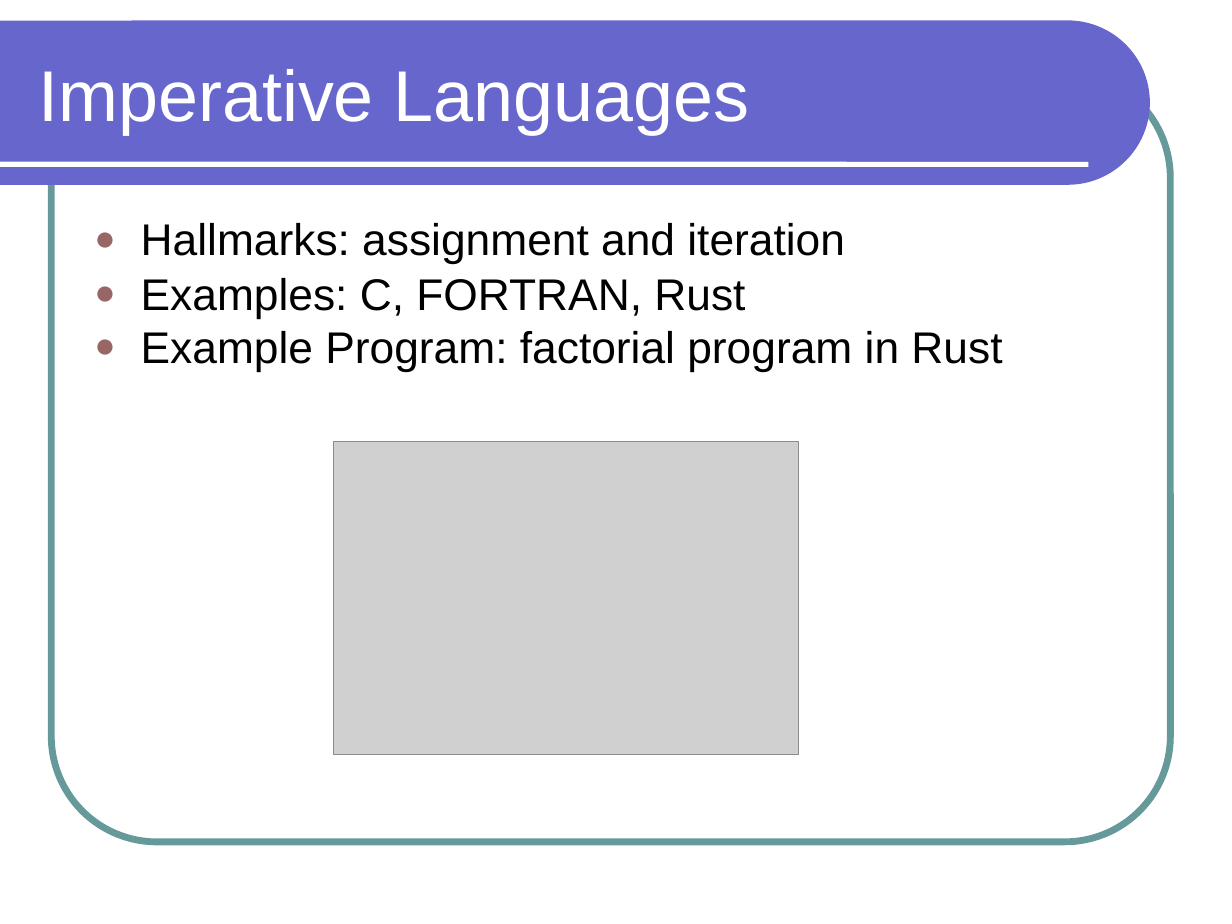
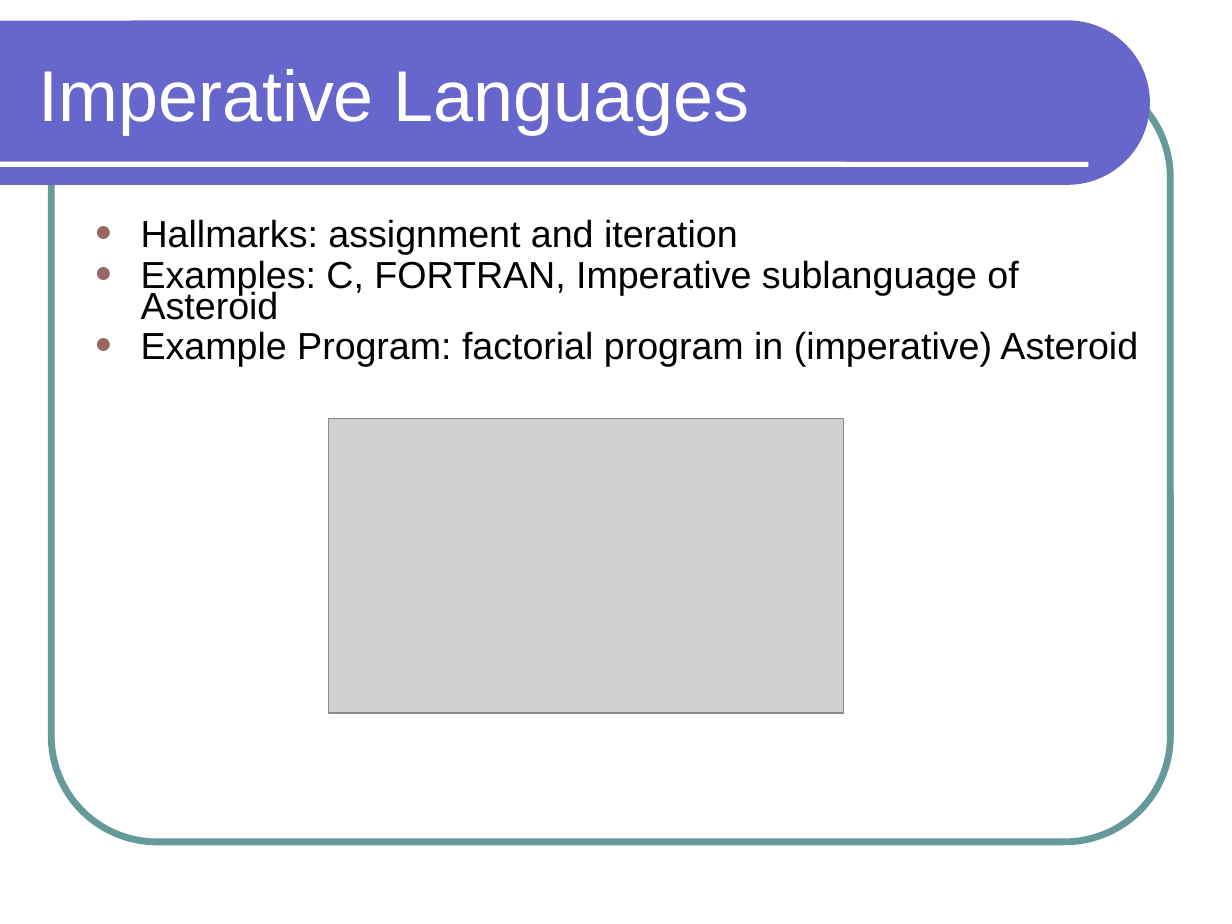
Before and after one commit to lutzhamel/CSC301, a slide deck: slide 7 of notes/csc301-ln001.ppt. Drawn at 1232x924 pixels with LibreOffice and Linux fonts; fonts in the diff are those of the drawing; grey boxes stand for pictures. Boxes give left, top, right and bottom in pixels: in the first picture for what was removed or moved away, otherwise in the second. Text is boxed around its words. In the diff, an @@ line names an element or a change of style, - is before the commit and + after.

Commit message:
converting to Asteroid

```diff
--- a/notes/csc301-ln001.ppt
+++ b/notes/csc301-ln001.ppt
@@ text at <box>141,219,738,254</box>: size 25.9 to 22 pt in "Hallmarks: assignment and iteration"; line spacing 0.8 to 0.7; less space between paragraphs @@
@@ text at <box>141,260,1138,366</box>: text changed; size 25.9 to 22 pt @@
-● Examples: C, FORTRAN, Rust
-● Example Program: factorial program in Rust
+● Examples: C, FORTRAN, Imperative sublanguage of Asteroid
+● Example Program: factorial program in (imperative) Asteroid
@@ picture: place and size @@
-picture at <box>334,441,800,754</box>
+picture at <box>329,419,844,713</box>
```
Also in this commit, not shown: 7 other slides changed, 2 slides added, 2 slides removed, 13 other files.
